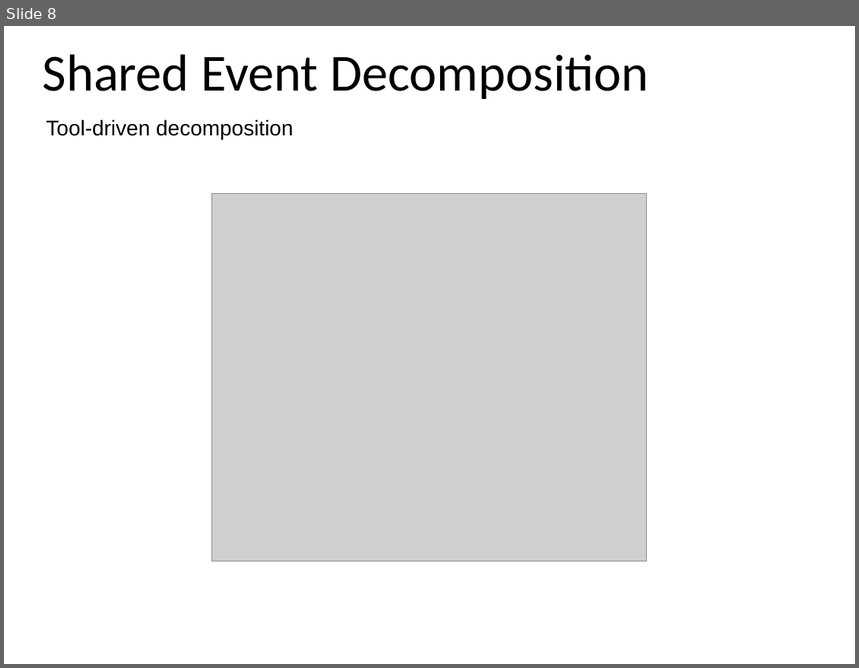
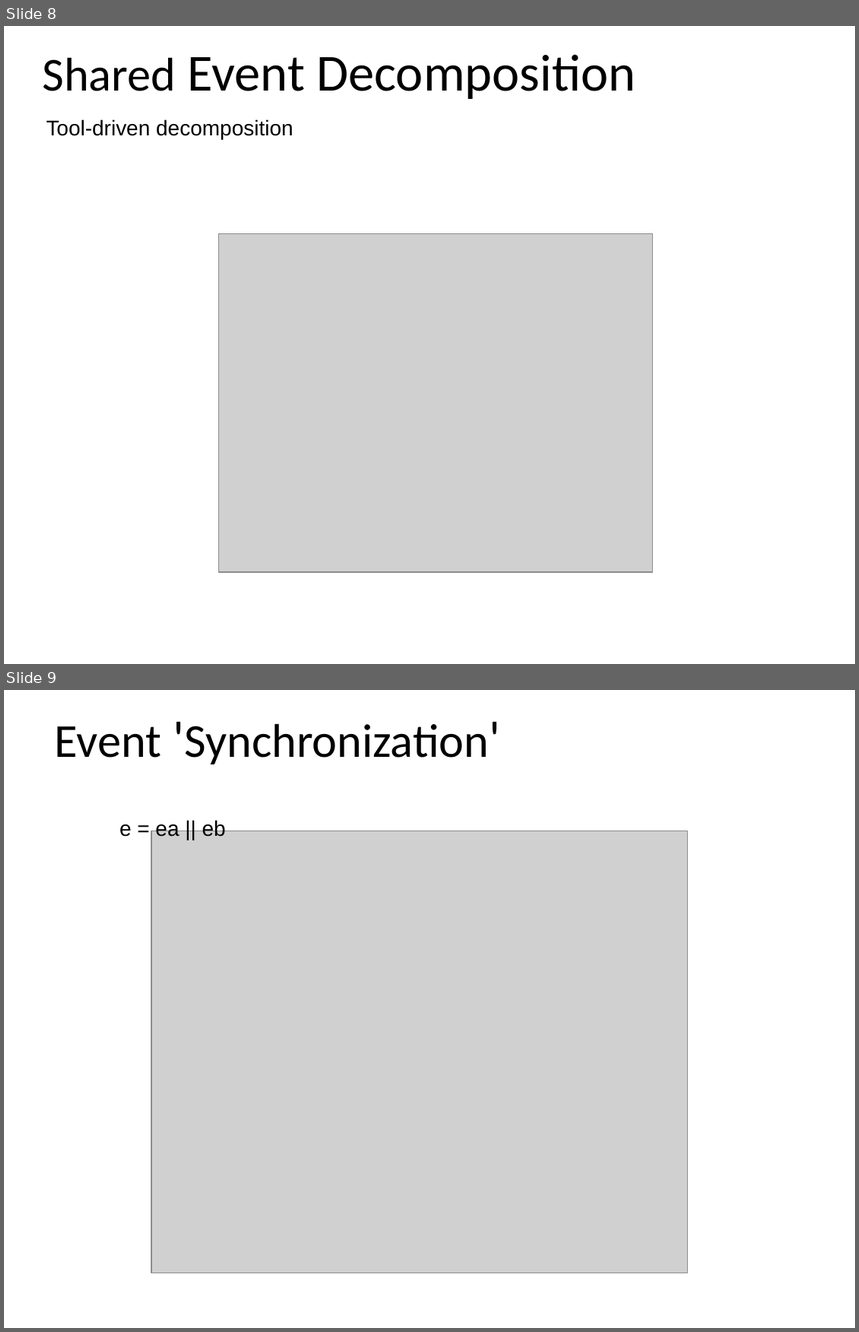
Before and after one commit to weetmuts/rodin-b-sharp-iUML_B_Utils, a slide deck: work/store/comp3011/AndysCourseMaterials/Mar2014/ProgrammingForSCSSession2.pptx. Shown one above the other, each under a label of ours: slide 8 before the commit, slides 8 and 9 after it. The pictures are 859x668 and 859x1332 pixels, drawn with LibreOffice and Linux fonts; fonts in the diff are those of the drawing; grey boxes stand for pictures; background and template pictures are left out. Boxes give left, top, right and bottom in pixels: in the first picture for what was removed or moved away, otherwise in the second. Text is boxed around its words. In the diff, an @@ line names an element or a change of style, - is before the commit and + after.

```diff
--- a/work/store/comp3011/AndysCourseMaterials/Mar2014/ProgrammingForSCSSession2.pptx
+++ b/work/store/comp3011/AndysCourseMaterials/Mar2014/ProgrammingForSCSSession2.pptx
@@ slide 9 added at [4,690,855,1328], background picture (left out) @@
@@ text added at [55,723,489,764], 40 pt, text #000000 @@
+Event 'Synchronization'
@@ text added at [120,819,226,837], 18 pt, text #000000 @@
+e = ea || eb
@@ picture added at [151,831,687,1273] @@
@@ slide 8 changed as well @@
@@ text "Shared Event Decomposition" at [43,54,636,99]: size 44 to 40 pt in "Shared" @@
@@ picture: place and size @@
-picture at [211,194,647,561]
+picture at [218,233,652,572]
```
Also in this commit, not shown: 21 other slides changed, 2 other slides added, 3 slides removed, 5 other files.
